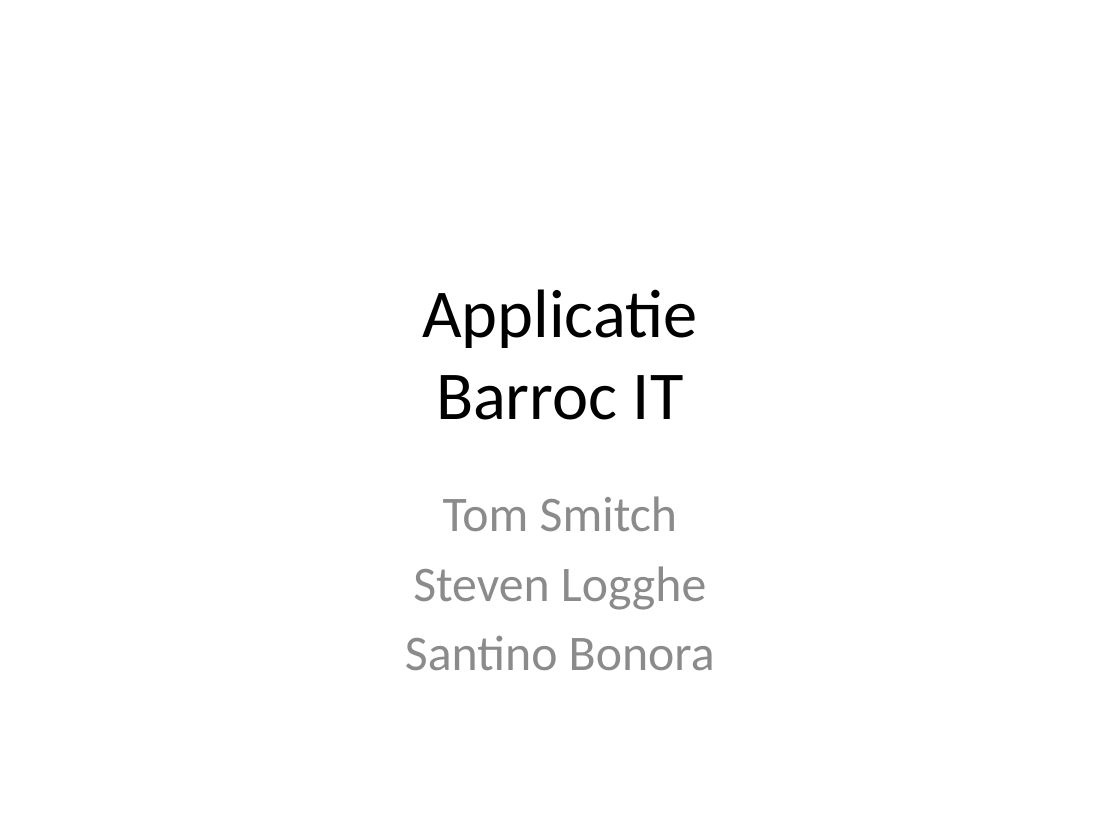
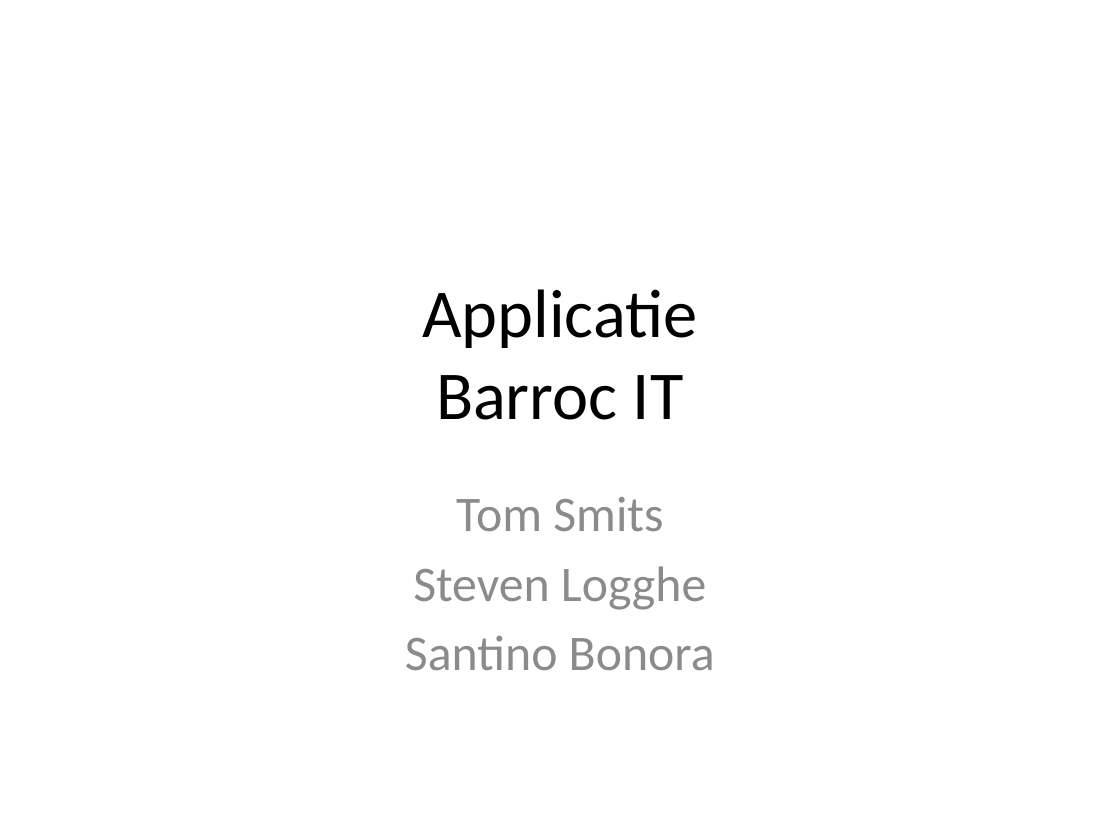
Before and after one commit to teumaas/BarrocIT, a slide deck: slide 1 of Barroc IT - Documentatie/Steven/Applicatie.pptx. Drawn at 1120x840 pixels with LibreOffice and Linux fonts; fonts in the diff are those of the drawing. Boxes give left, top, right and bottom in pixels: in the first picture for what was removed or moved away, otherwise in the second. Text is boxed around its words. In the diff, an @@ line names an element or a change of style, - is before the commit and + after.

```diff
--- a/Barroc IT - Documentatie/Steven/Applicatie.pptx
+++ b/Barroc IT - Documentatie/Steven/Applicatie.pptx
@@ subtitle at (x1=456, y1=497, x2=663, y2=531): text changed @@
-Tom Smitch
+Tom Smits
```
Also in this commit, not shown: 5 other slides changed.
